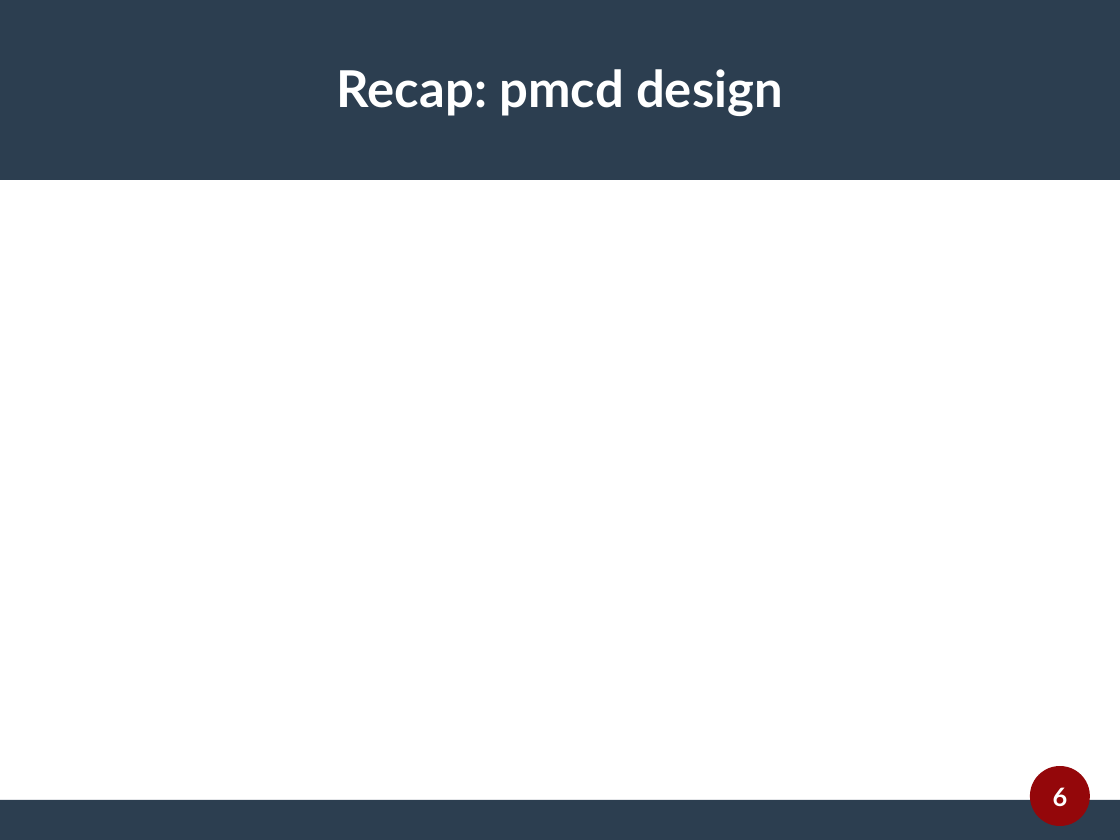
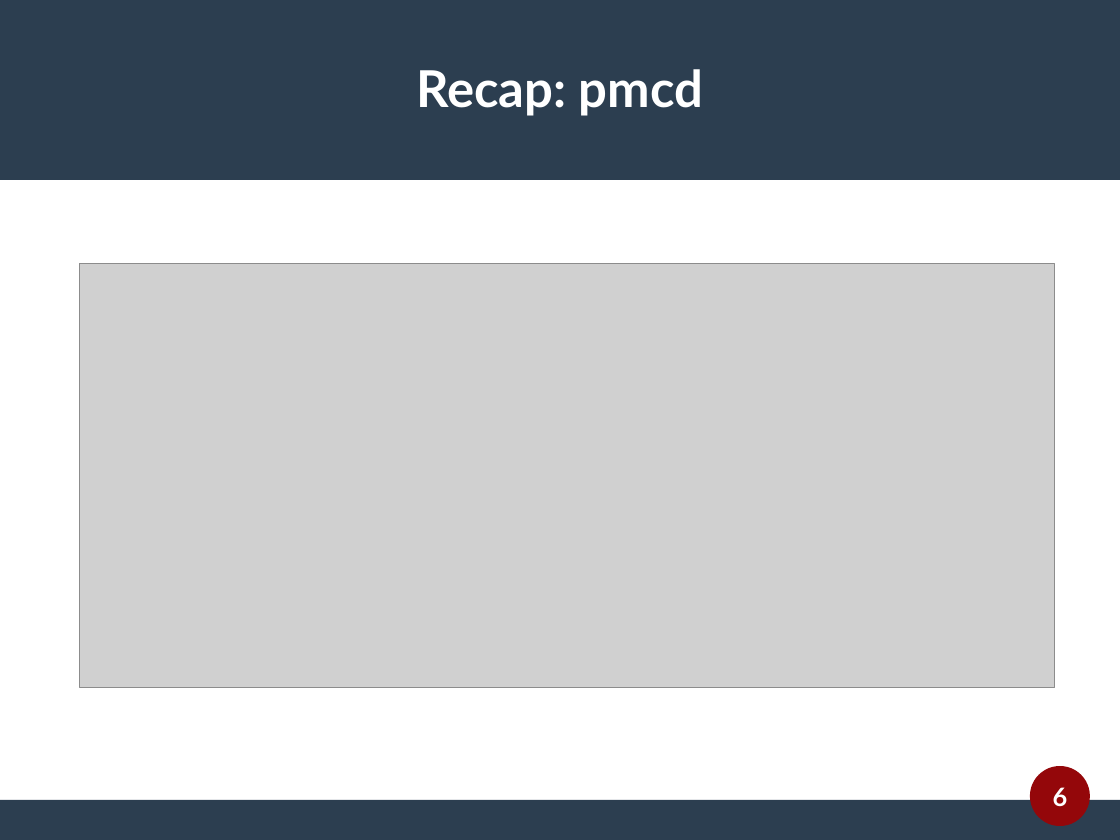
Before and after one commit to sanjulamadurapperuma/performancecopilot.github.io, a slide deck: slide 6 of papers/whats-new-mel.odp. Drawn at 1120x840 pixels with LibreOffice and Linux fonts; fonts in the diff are those of the drawing; grey boxes stand for pictures. Boxes give left, top, right and bottom in pixels: in the first picture for what was removed or moved away, otherwise in the second. Text is boxed around its words. In the diff, an @@ line names an element or a change of style, - is before the commit and + after.

```diff
--- a/papers/whats-new-mel.odp
+++ b/papers/whats-new-mel.odp
@@ title at <box>416,69,703,116</box>: text changed @@
-Recap: pmcd design
+Recap: pmcd
@@ picture added at <box>80,264,1056,688</box> @@
```
Also in this commit, not shown: 7 other slides changed, 1 slide added, 1 slide removed, 17 other files.
